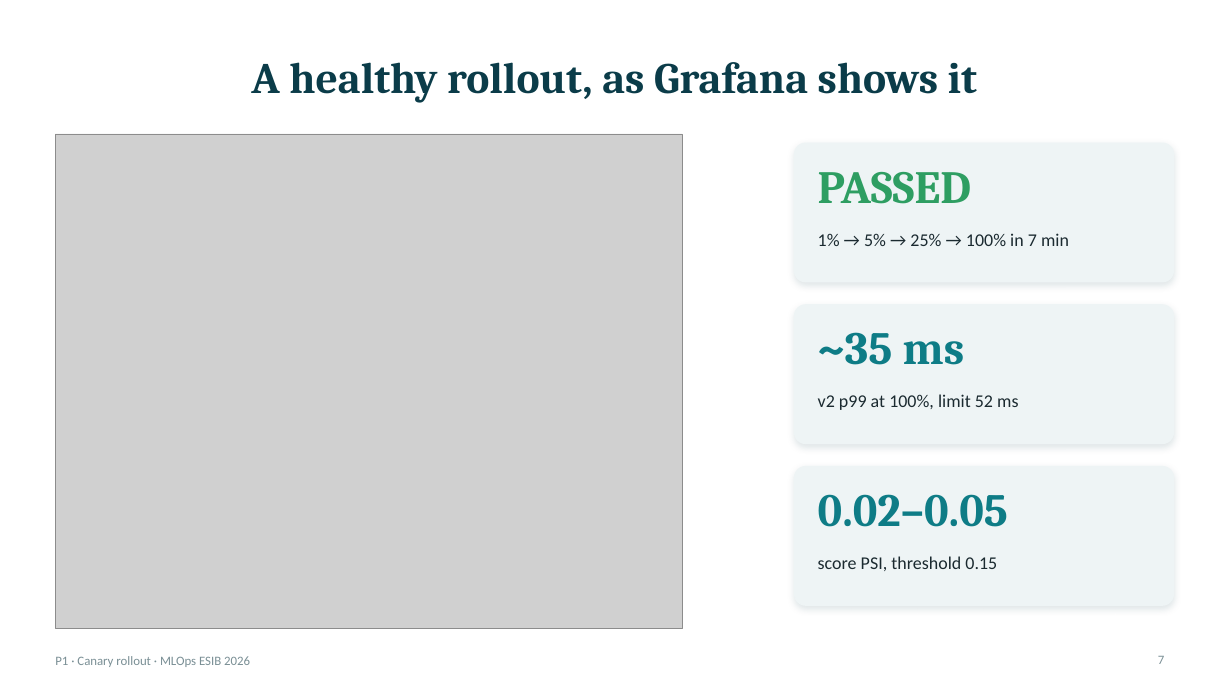
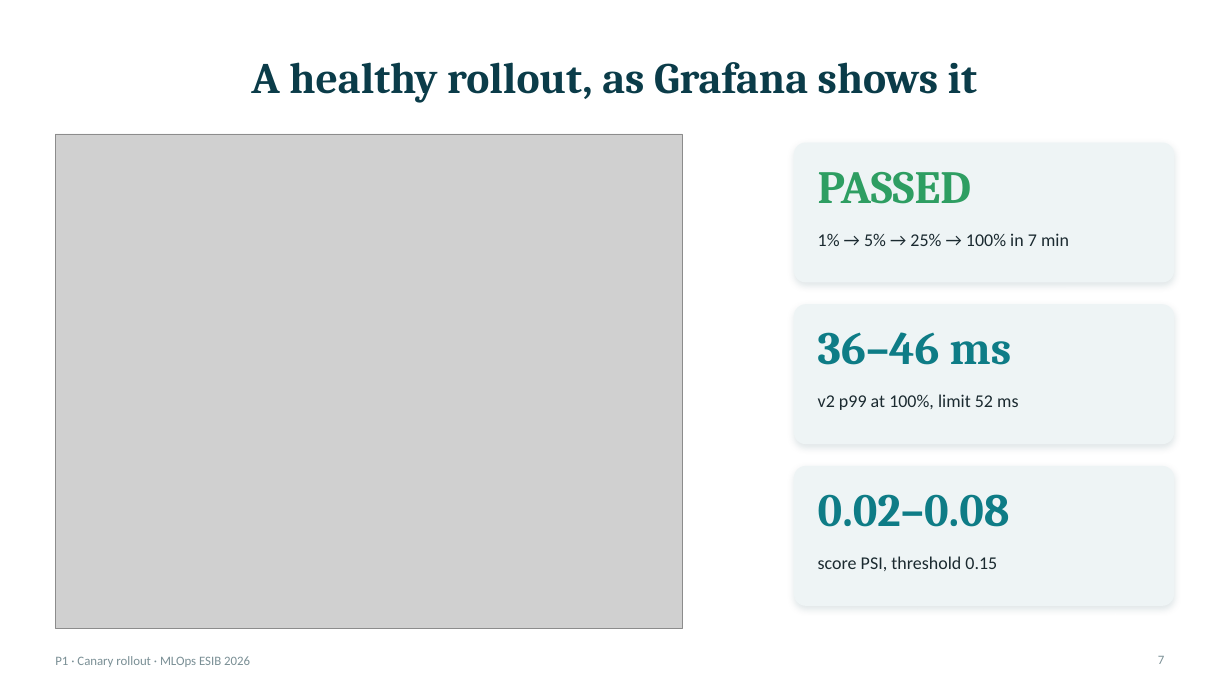
Before and after one commit to HoviGtaV/mlops-p1-canary, a slide deck: slide 7 of report/slides.pptx. Drawn at 1232x693 pixels with LibreOffice and Linux fonts; fonts in the diff are those of the drawing; grey boxes stand for pictures. Boxes give left, top, right and bottom in pixels: in the first picture for what was removed or moved away, otherwise in the second. Text is boxed around its words. In the diff, an @@ line names an element or a change of style, - is before the commit and + after.

```diff
--- a/report/slides.pptx
+++ b/report/slides.pptx
@@ text at box(818, 332, 1012, 365): text changed @@
-~35 ms
+36–46 ms
@@ text at box(818, 494, 1010, 527): text changed @@
-0.02–0.05
+0.02–0.08
```
Also in this commit, not shown: 6 other slides changed, 10 other files.
